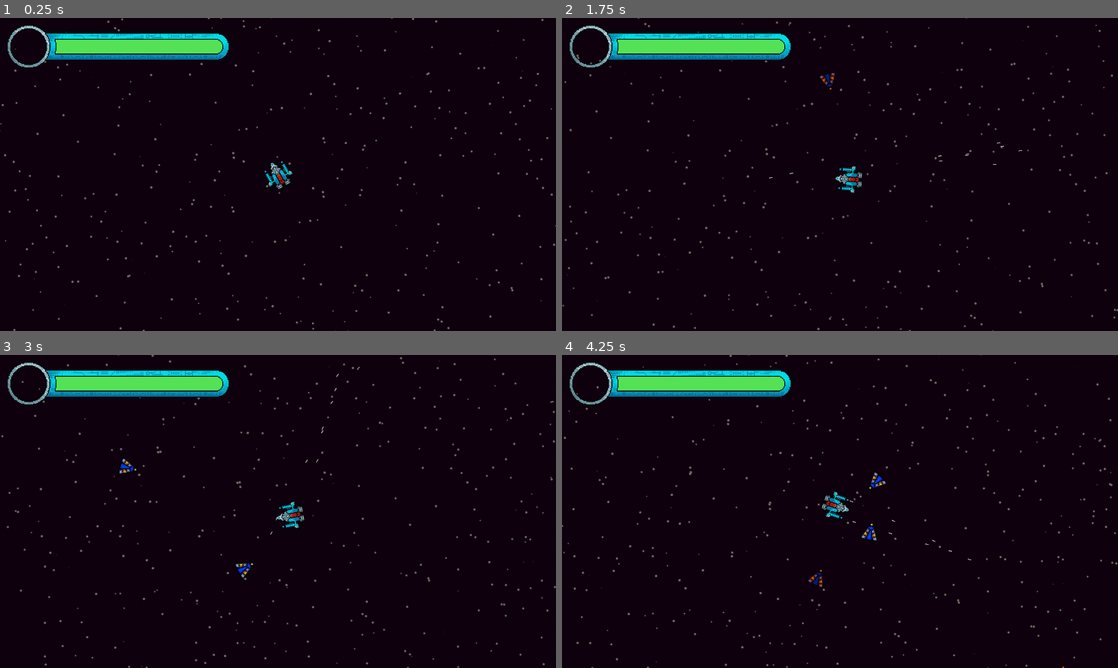
Above: before the commit, frames 1-4 (two rows, left to right).
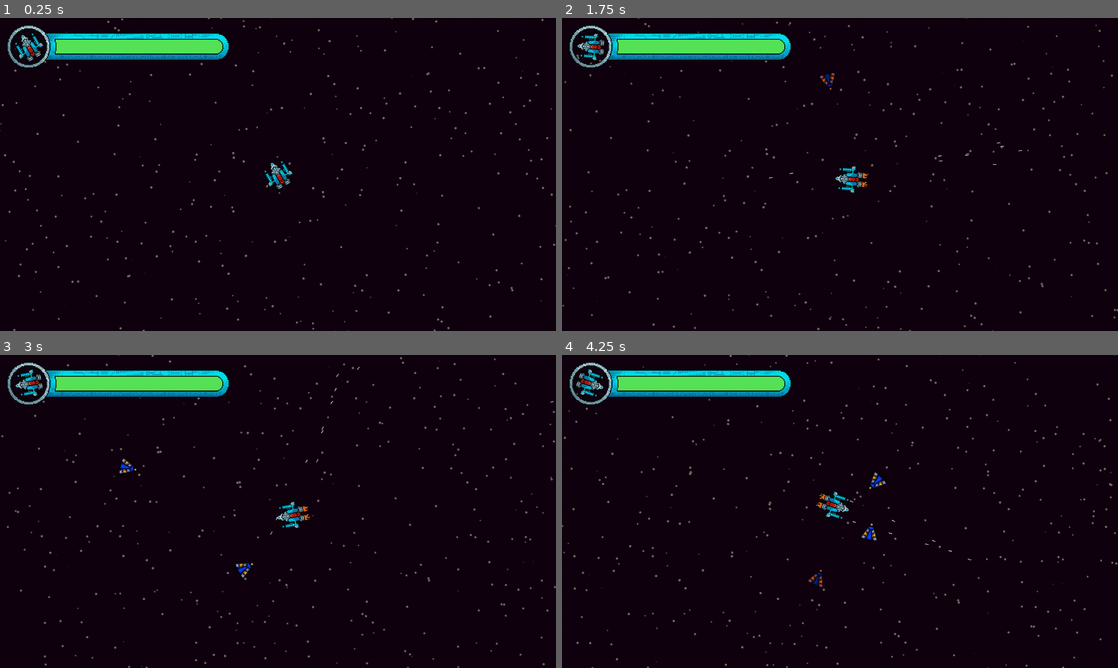
Above: after the commit, the same moments.

Repository: Timothy-Ji/SpaceShooterGame
Game: Godot game, scene res://Main.tscn
The game is run twice, just before and just after one commit, with the same random seed, the same clock (stepped at 60 frames per second) and the same inputs.
Inputs (mouse positions are in pixels of both pictures, inside the frame that each line leads up to):
- Up to frame 1 (0.25 s): no input
- Up to frame 2 (1.75 s): move the mouse to (962, 158) at 0.52 s; press the mouse at (962, 158) at 0.53 s; hold D (move_right) 0.53-1.28 s; move the mouse to (728, 190) at 1.27 s; release the mouse at (728, 190) at 1.28 s; hold S (move_down) from 1.28 s (still down); click (728, 190) at 1.35 s
- Up to frame 3 (3 s): move the mouse to (333, 442) at 2.02 s; release S (move_down) at 2.03 s; press the mouse at (333, 442) at 2.03 s; hold D (move_right) 2.03-2.78 s; move the mouse to (250, 574) at 2.77 s; release the mouse at (250, 574) at 2.78 s; hold W (move_up) from 2.78 s (still down); click (250, 574) at 2.85 s
- Up to frame 4 (4.25 s): move the mouse to (1006, 558) at 3.52 s; release W (move_up) at 3.53 s; press the mouse at (1006, 558) at 3.53 s; hold A (move_left) from 3.53 s (still down)

The runs differ from the first frame. In frame 1, 0.2% of the frame differs, in the area x 2-8%, y 4-14%; in frame 2, 0.2%; in frame 3, 0.2%; in frame 4, 0.2%, in the area x 2-48%, y 4-49%.

Commit message:
added player sprite to bar and animated player when moving

Diff:
--- a/GameManager.gd
+++ b/GameManager.gd
@@ -16,9 +16,9 @@
 func game_over():
 	gameover = true
 	$EnemyManager.set_disabled(true)
-	remove_child($Player)
 	$GUI/GameOver.init(score)
 	emit_signal("game_over")
+	remove_child($Player)
 
 func _on_Player_tree_exited():
 	$MainCamera.add_shake(1)
--- a/hud/HUD.tscn
+++ b/hud/HUD.tscn
@@ -16,5 +16,5 @@
 [node name="PlayerBar" parent="." instance=ExtResource( 1 )]
 margin_left = 16.0
 margin_top = 16.0
-margin_right = 1008.0
-margin_bottom = 584.0
+margin_right = 1264.0
+margin_bottom = 704.0
--- a/hud/PlayerBar.gd
+++ b/hud/PlayerBar.gd
@@ -2,6 +2,10 @@
 
 var player: Player
 
+func _process(delta):
+	if player:
+		$PlayerSprite.rect_rotation = rad2deg(player.rotation)
+
 func set_player(player: Player):
 	self.player = player
 	$HealthBar.attach(player.health)
--- a/hud/PlayerBar.tscn
+++ b/hud/PlayerBar.tscn
@@ -1,8 +1,9 @@
-[gd_scene load_steps=5 format=2]
+[gd_scene load_steps=6 format=2]
 
 [ext_resource path="res://hud/playerbar.png" type="Texture" id=1]
 [ext_resource path="res://hud/Healthbar.gd" type="Script" id=2]
 [ext_resource path="res://hud/PlayerBar.gd" type="Script" id=3]
+[ext_resource path="res://player/spaceship.png" type="Texture" id=4]
 
 [sub_resource type="StyleBoxFlat" id=1]
 bg_color = Color( 0.333333, 0.882353, 0.333333, 1 )
@@ -33,3 +34,14 @@
 __meta__ = {
 "_edit_use_anchors_": false
 }
+
+[node name="PlayerSprite" type="TextureRect" parent="."]
+margin_left = 18.0
+margin_top = 18.0
+margin_right = 82.0
+margin_bottom = 82.0
+rect_pivot_offset = Vector2( 32, 32 )
+texture = ExtResource( 4 )
+__meta__ = {
+"_edit_use_anchors_": false
+}
--- a/player/Player.gd
+++ b/player/Player.gd
@@ -30,6 +30,9 @@
 	if movement != Vector2.ZERO:
 		velocity += movement * speed * delta
 		emit_signal("direction_changed", movement)
+		$AnimationPlayer.play("moving")
+	else:
+		$AnimationPlayer.play("idle")
 
 	velocity = move_and_slide(velocity)
 	velocity -= velocity * delta
--- a/player/Player.tscn
+++ b/player/Player.tscn
@@ -1,10 +1,66 @@
-[gd_scene load_steps=6 format=2]
+[gd_scene load_steps=8 format=2]
 
 [ext_resource path="res://player/Player.gd" type="Script" id=1]
 [ext_resource path="res://projectiles/source/ProjectileSource.tscn" type="PackedScene" id=2]
 [ext_resource path="res://projectiles/bullet/Bullet.tscn" type="PackedScene" id=3]
 [ext_resource path="res://Hitpoints.gd" type="Script" id=4]
-[ext_resource path="res://player/spaceship.png" type="Texture" id=5]
+[ext_resource path="res://player/player_frames.tres" type="SpriteFrames" id=5]
+
+[sub_resource type="Animation" id=1]
+resource_name = "idle"
+tracks/0/type = "value"
+tracks/0/path = NodePath("AnimatedSprite:frame")
+tracks/0/interp = 1
+tracks/0/loop_wrap = true
+tracks/0/imported = false
+tracks/0/enabled = true
+tracks/0/keys = {
+"times": PoolRealArray( 0 ),
+"transitions": PoolRealArray( 1 ),
+"update": 1,
+"values": [ 0 ]
+}
+tracks/1/type = "value"
+tracks/1/path = NodePath("AnimatedSprite:offset")
+tracks/1/interp = 1
+tracks/1/loop_wrap = true
+tracks/1/imported = false
+tracks/1/enabled = true
+tracks/1/keys = {
+"times": PoolRealArray( 0 ),
+"transitions": PoolRealArray( 1 ),
+"update": 0,
+"values": [ Vector2( 0, 0 ) ]
+}
+
+[sub_resource type="Animation" id=2]
+resource_name = "moving"
+length = 0.6
+loop = true
+tracks/0/type = "value"
+tracks/0/path = NodePath("AnimatedSprite:frame")
+tracks/0/interp = 1
+tracks/0/loop_wrap = true
+tracks/0/imported = false
+tracks/0/enabled = true
+tracks/0/keys = {
+"times": PoolRealArray( 0, 0.2, 0.4 ),
+"transitions": PoolRealArray( 1, 1, 1 ),
+"update": 1,
+"values": [ 1, 2, 3 ]
+}
+tracks/1/type = "value"
+tracks/1/path = NodePath("AnimatedSprite:offset")
+tracks/1/interp = 1
+tracks/1/loop_wrap = true
+tracks/1/imported = false
+tracks/1/enabled = true
+tracks/1/keys = {
+"times": PoolRealArray( 0 ),
+"transitions": PoolRealArray( 1 ),
+"update": 0,
+"values": [ Vector2( -8, 0 ) ]
+}
 
 [node name="Player" type="KinematicBody2D" groups=[
 "dampenable",
@@ -12,8 +68,8 @@
 collision_mask = 15
 script = ExtResource( 1 )
 
-[node name="Sprite" type="Sprite" parent="."]
-texture = ExtResource( 5 )
+[node name="AnimatedSprite" type="AnimatedSprite" parent="."]
+frames = ExtResource( 5 )
 
 [node name="CollisionPolygon2D" type="CollisionPolygon2D" parent="."]
 polygon = PoolVector2Array( 22, -24, -8, -30, -16, -30, -30, -16, -30, 16, -16, 30, -8, 30, 22, 25, 31, 0 )
@@ -30,3 +86,7 @@
 
 [node name="Health" type="Node2D" parent="."]
 script = ExtResource( 4 )
+
+[node name="AnimationPlayer" type="AnimationPlayer" parent="."]
+anims/idle = SubResource( 1 )
+anims/moving = SubResource( 2 )
--- /dev/null
+++ b/player/player_frames.tres
@@ -0,0 +1,27 @@
+[gd_resource type="SpriteFrames" load_steps=6 format=2]
+
+[ext_resource path="res://player/player_moving.png" type="Texture" id=1]
+[ext_resource path="res://player/spaceship.png" type="Texture" id=2]
+
+[sub_resource type="AtlasTexture" id=1]
+flags = 4
+atlas = ExtResource( 1 )
+region = Rect2( 0, 0, 80, 64 )
+
+[sub_resource type="AtlasTexture" id=2]
+flags = 4
+atlas = ExtResource( 1 )
+region = Rect2( 80, 0, 80, 64 )
+
+[sub_resource type="AtlasTexture" id=3]
+flags = 4
+atlas = ExtResource( 1 )
+region = Rect2( 160, 0, 80, 64 )
+
+[resource]
+animations = [ {
+"frames": [ ExtResource( 2 ), SubResource( 1 ), SubResource( 2 ), SubResource( 3 ) ],
+"loop": true,
+"name": "default",
+"speed": 5.0
+} ]
Binary file added: player/player_moving.png
Not shown, added: player/player_moving.png.import
